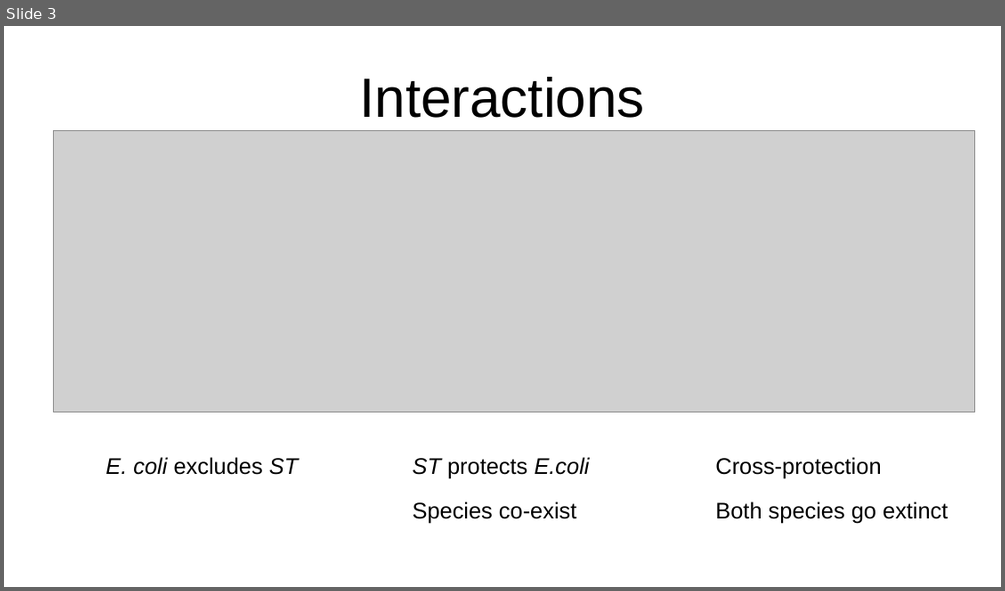
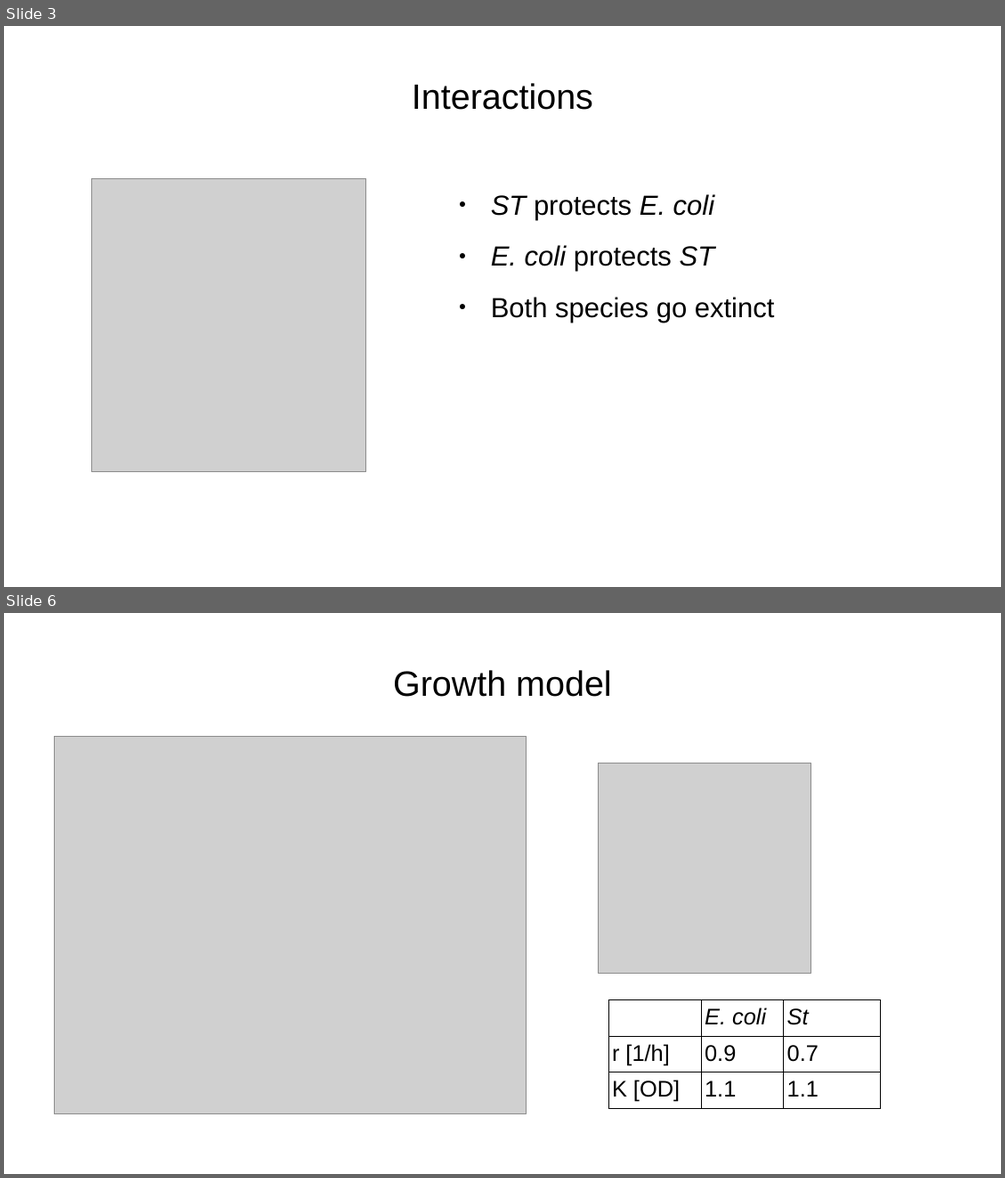
Before and after one commit to nahanoo/toxicity_kuleuven, a slide deck: presentation.odp. Shown one above the other, each under a label of ours: slide 3 before the commit, slides 3 and 6 after it; the slides between them are not shown. The pictures are 1005x591 and 1005x1178 pixels, drawn with LibreOffice and Linux fonts; fonts in the diff are those of the drawing; grey boxes stand for pictures. Boxes give left, top, right and bottom in pixels: in the first picture for what was removed or moved away, otherwise in the second. Text is boxed around its words. In the diff, an @@ line names an element or a change of style, - is before the commit and + after.

```diff
--- a/presentation.odp
+++ b/presentation.odp
@@ slide 6 added at bbox=[4, 613, 1001, 1174], background #FFFFFF @@
@@ title added at bbox=[393, 670, 611, 697], 28 pt, text #000000 @@
+Growth model
@@ picture added at bbox=[55, 736, 526, 1114] @@
@@ picture added at bbox=[599, 763, 812, 973] @@
@@ table added at bbox=[608, 1000, 880, 1105], 3 rows, 3 columns @@
+ | E. coli | St
+r [1/h] | 0.9 | 0.7
+K [OD] | 1.1 | 1.1
@@ slide 3 changed as well @@
@@ title "Interactions" at bbox=[412, 83, 593, 110]: size 44 to 28 pt @@
@@ picture: place and size @@
-picture at bbox=[54, 131, 976, 413]
+picture at bbox=[92, 178, 367, 471]
@@ text added at bbox=[491, 194, 775, 322], 22 pt, text #000000 @@
+● ST protects E. coli
+● E. coli protects ST
+● Both species go extinct
@@ text removed at bbox=[105, 457, 298, 475] @@
-E. coli excludes ST
@@ text removed at bbox=[413, 457, 590, 524] @@
-ST protects E.coli
-Species co-exist
@@ text removed at bbox=[715, 457, 947, 524] @@
-Cross-protection
-Both species go extinct
```
Also in this commit, not shown: 1 other slide changed, 15 other slides added, 2 slides removed, 28 other files.
